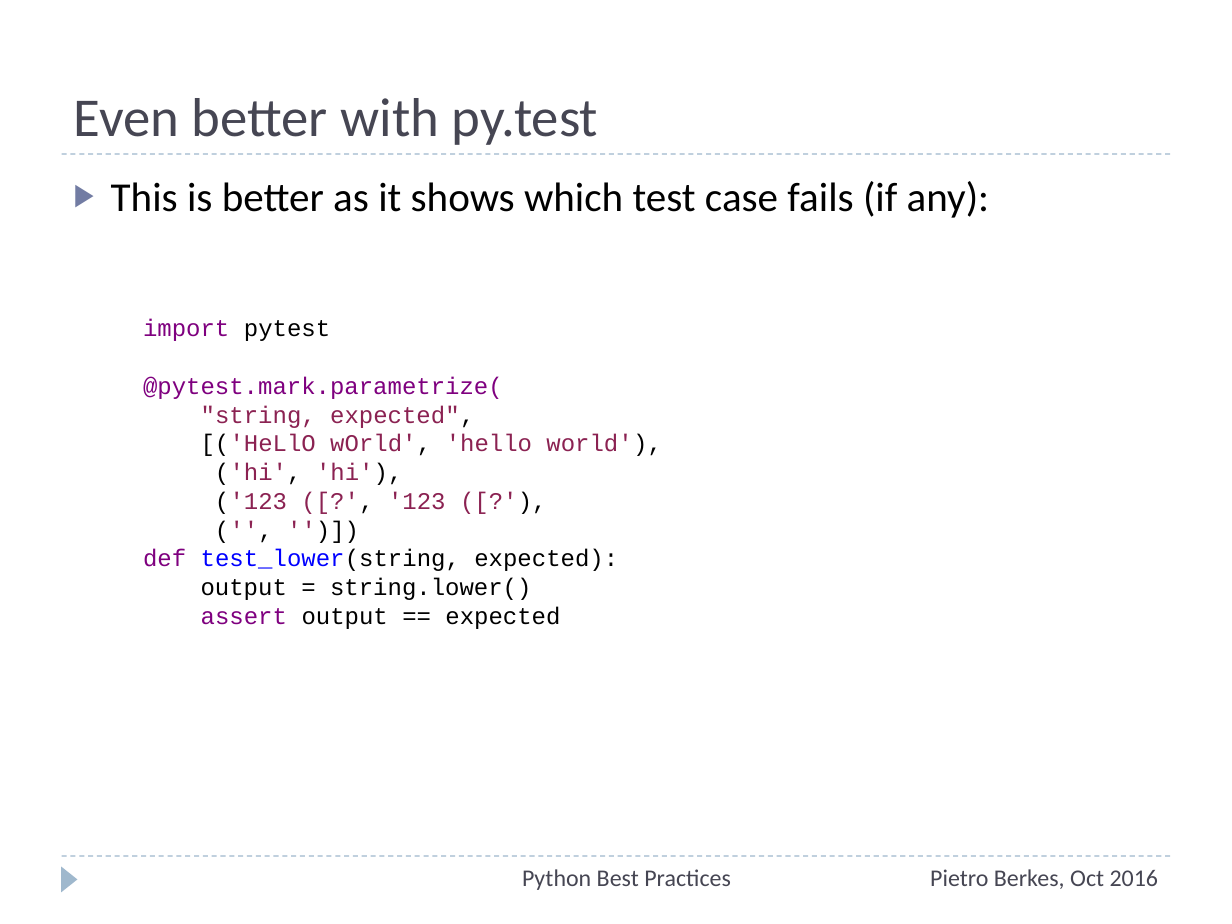
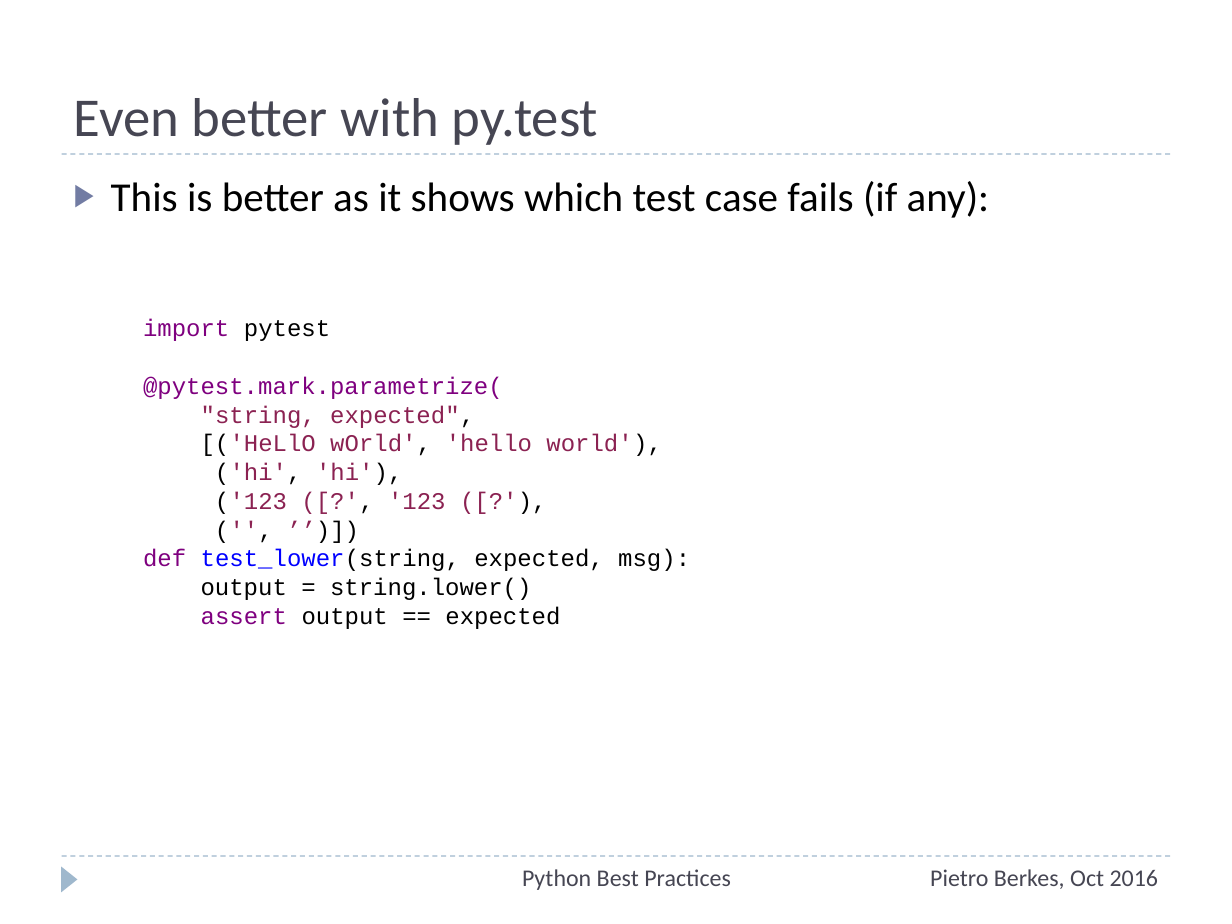
Before and after one commit to ASPP/testing_debugging_profiling, a slide deck: slide 39 of testing-debugging-profiling.pptx. Drawn at 1232x924 pixels with LibreOffice and Linux fonts; fonts in the diff are those of the drawing. Boxes give left, top, right and bottom in pixels: in the first picture for what was removed or moved away, otherwise in the second. Text is boxed around its words. In the diff, an @@ line names an element or a change of style, - is before the commit and + after.

```diff
--- a/testing-debugging-profiling.pptx
+++ b/testing-debugging-profiling.pptx
@@ text at box(143, 319, 690, 629): text changed @@
-import pytest
-@pytest.mark.parametrize(
-"string, expected",
-[('HeLlO wOrld', 'hello world'),
-('hi', 'hi'),
-('123 ([?', '123 ([?'),
-('', '')])
-def test_lower(string, expected):
-output = string.lower()
-assert output == expected
+import pytest
+@pytest.mark.parametrize(
+"string, expected",
+[('HeLlO wOrld', 'hello world'),
+('hi', 'hi'),
+('123 ([?', '123 ([?'),
+('', ’’)])
+def test_lower(string, expected, msg):
+output = string.lower()
+assert output == expected
```
Also in this commit, not shown: 2 other slides changed, 1 other file.
